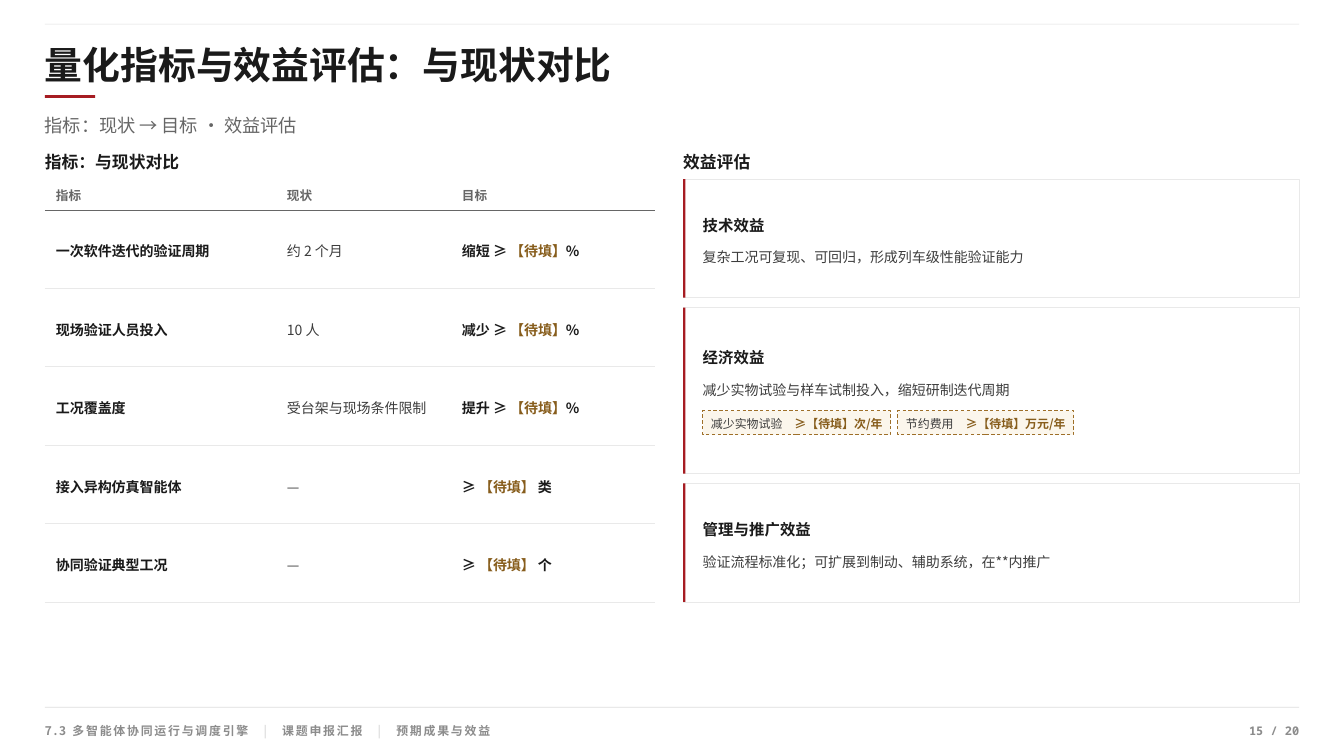
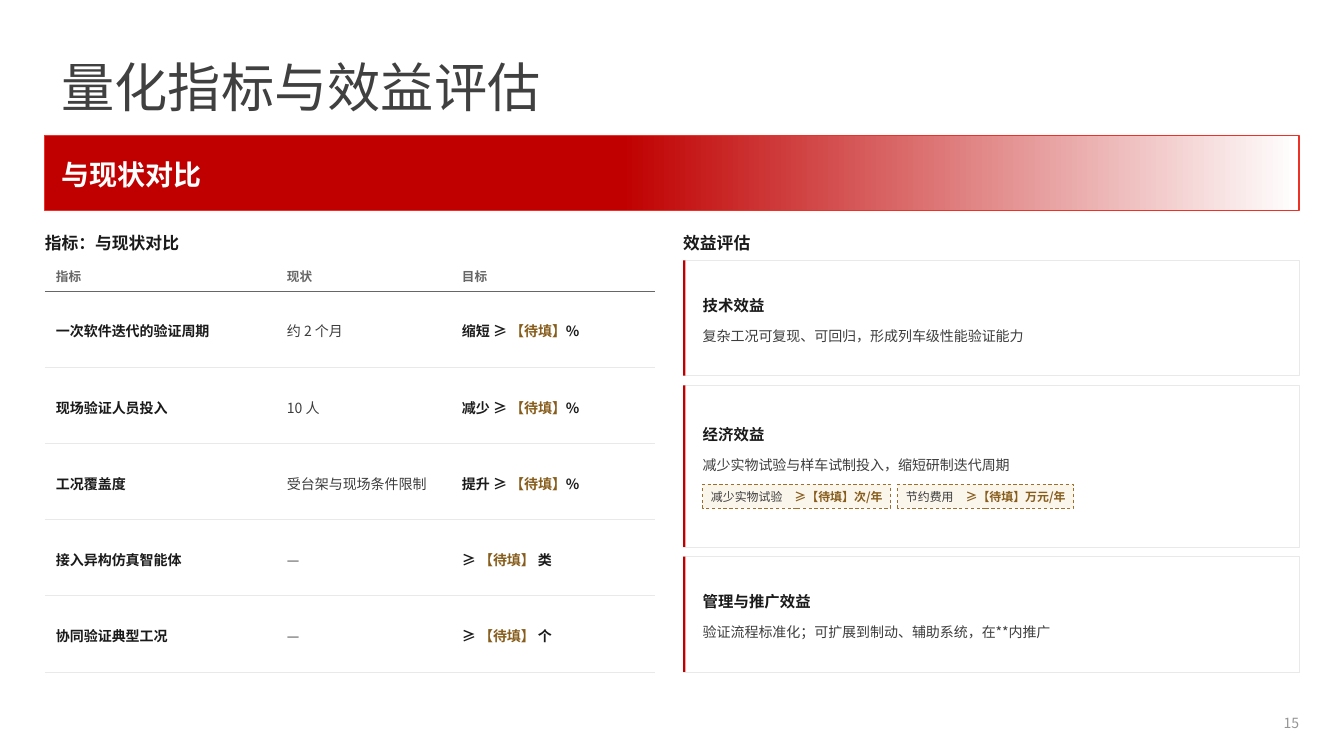
Before and after one commit to huosi012/PPT, a slide deck: slide 15 of 项目汇报PPT.pptx. Drawn at 1344x756 pixels with LibreOffice and Linux fonts; fonts in the diff are those of the drawing. Boxes give left, top, right and bottom in pixels: in the first picture for what was removed or moved away, otherwise in the second. Text is boxed around its words. In the diff, an @@ line names an element or a change of style, - is before the commit and + after.

```diff
--- a/项目汇报PPT.pptx
+++ b/项目汇报PPT.pptx
@@ text at (x1=62, y1=62, x2=541, y2=112): text changed; size 27 to 38 pt; text colour #1A1A1A to #404040; bold off @@
-量化指标与效益评估：与现状对比
+量化指标与效益评估
@@ rectangle removed at (x1=44, y1=95, x2=95, y2=98) @@
@@ text removed at (x1=45, y1=116, x2=297, y2=134) @@
-指标：现状 → 目标 · 效益评估
@@ rectangle added at (x1=44, y1=136, x2=1299, y2=211), fill gradient #C00000 to #FFFFFF, outline #EE3026 1 pt @@
@@ text added at (x1=62, y1=161, x2=202, y2=188), 20 pt, text #FFFFFF, bold @@
+与现状对比
@@ rectangle resized from (x1=684, y1=179, x2=1300, y2=298) to (x1=684, y1=260, x2=1300, y2=375) @@
@@ fill #A61C22 to #C00000 in 3 elements at (x1=684, y1=557, x2=686, y2=671), (x1=684, y1=385, x2=686, y2=546), (x1=684, y1=260, x2=686, y2=375) @@
@@ rectangle resized from (x1=684, y1=179, x2=686, y2=298) to (x1=684, y1=260, x2=686, y2=375) @@
@@ 13 texts, 1 line moved together from (x1=44, y1=153, x2=1024, y2=337) to (x1=44, y1=234, x2=1024, y2=415) @@
@@ rectangle resized from (x1=684, y1=308, x2=1300, y2=474) to (x1=684, y1=385, x2=1300, y2=546) @@
@@ rectangle resized from (x1=684, y1=308, x2=686, y2=474) to (x1=684, y1=385, x2=686, y2=546) @@
@@ 10 texts, 2 rectangles moved together from (x1=56, y1=350, x2=1075, y2=572) to (x1=56, y1=427, x2=1075, y2=643) @@
@@ rectangle resized from (x1=684, y1=484, x2=1300, y2=603) to (x1=684, y1=557, x2=1300, y2=671) @@
@@ rectangle resized from (x1=684, y1=484, x2=686, y2=603) to (x1=684, y1=557, x2=686, y2=671) @@
@@ 2 lines, 1 text moved together from (x1=44, y1=523, x2=655, y2=602) to (x1=44, y1=520, x2=655, y2=597) @@
@@ text "—" moved from (x1=287, y1=446, x2=440, y2=524) to (x1=287, y1=596, x2=440, y2=673) @@
@@ text "验证流程标准化；可扩展到制动、辅助系统，在**内推广" moved from (x1=703, y1=555, x2=1051, y2=569) to (x1=703, y1=625, x2=1051, y2=639) @@
@@ line moved from (44, 288) - (655, 288) to (44, 673) - (655, 673) @@
@@ rectangle removed at (x1=44, y1=707, x2=1299, y2=708) @@
@@ text at (x1=1284, y1=718, x2=1300, y2=728): text changed; size 8.5 to 10 pt; font Noto Sans Mono to Noto Sans CJK SC; text colour #8C8C8C to #959595; bold off @@
-15 / 20
+15
@@ text removed at (x1=45, y1=725, x2=490, y2=736) @@
-7.3 多智能体协同运行与调度引擎 | 课题申报汇报 | 预期成果与效益
```
Also in this commit, not shown: 19 other slides changed, 40 other files.
